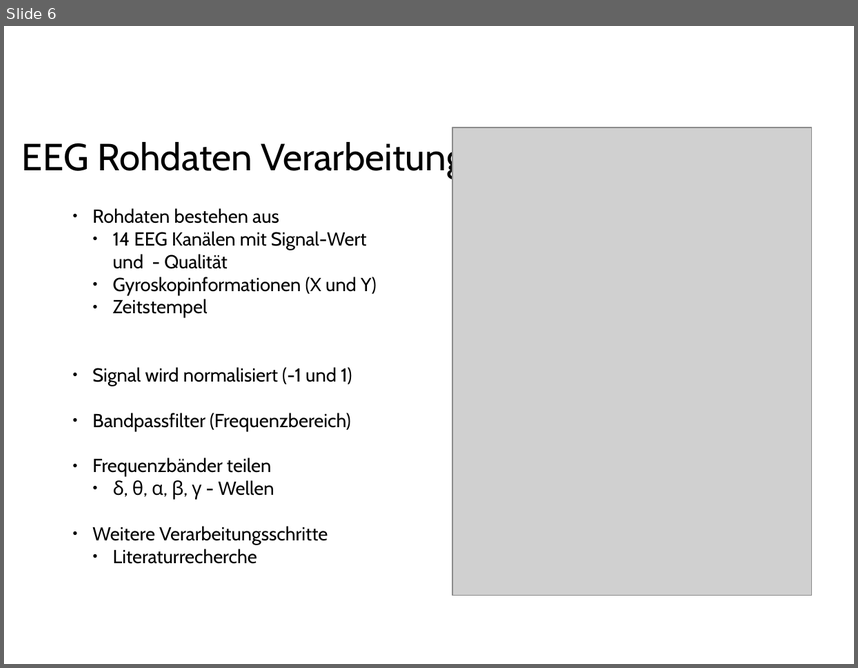
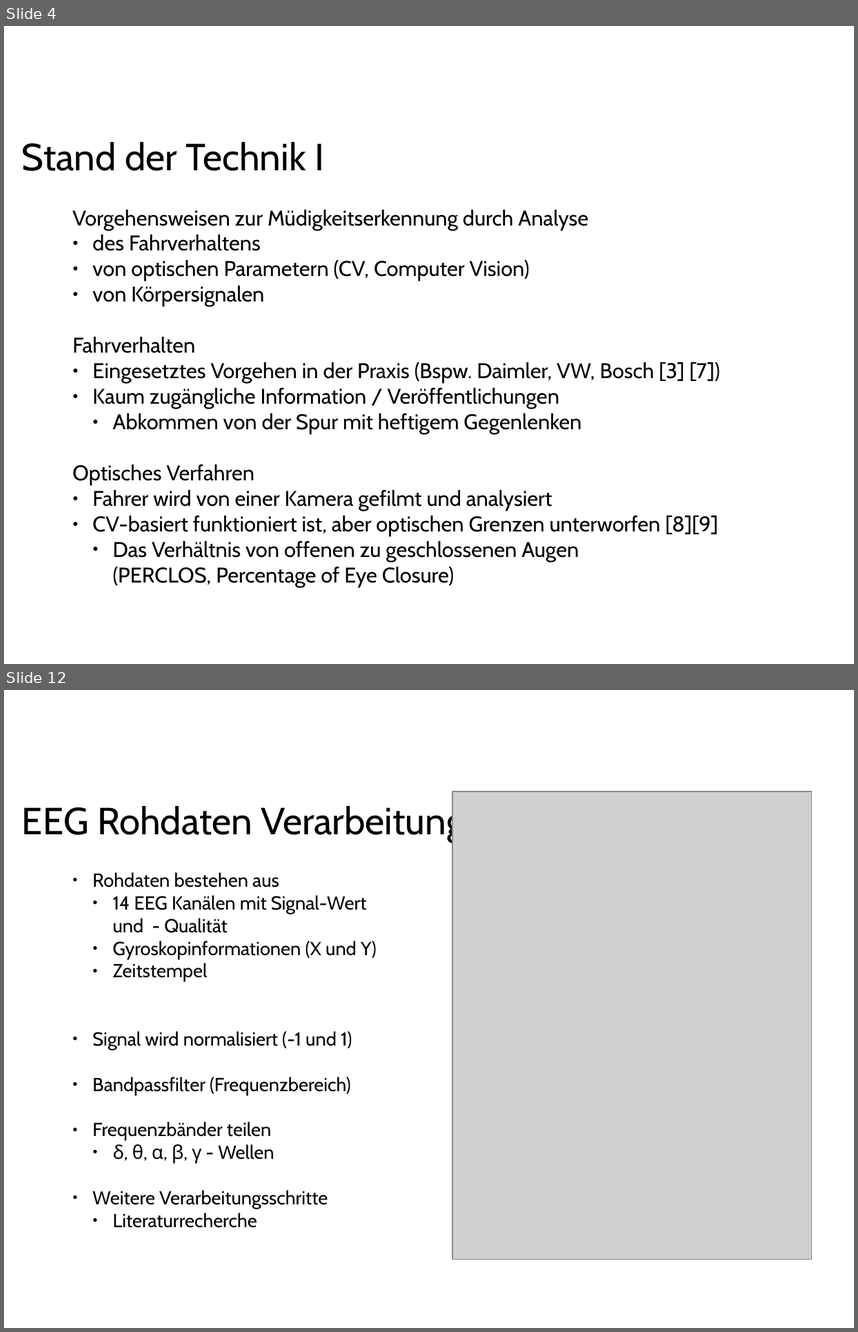
Before and after one commit to ppasler/current-adas, a slide deck: project/presentation/Praesentation_PoSDBoS_Pasler.odp. Shown one above the other, each under a label of ours: slide 6 before the commit, slides 4 and 12 after it; the slides between them are not shown. The pictures are 858x668 and 858x1332 pixels, drawn with LibreOffice and Linux fonts; fonts in the diff are those of the drawing; grey boxes stand for pictures; background and template pictures are left out. Boxes give left, top, right and bottom in pixels: in the first picture for what was removed or moved away, otherwise in the second. Text is boxed around its words. In the diff, an @@ line names an element or a change of style, - is before the commit and + after.

```diff
--- a/project/presentation/Praesentation_PoSDBoS_Pasler.odp
+++ b/project/presentation/Praesentation_PoSDBoS_Pasler.odp
@@ slide 4 added at [4, 26, 854, 664], background #FFFFFF @@
@@ text added at [22, 142, 324, 171], 32 pt, text #000000 @@
+Stand der Technik I
@@ text added at [72, 210, 720, 587], 18 pt, text #000000 @@
+Vorgehensweisen zur Müdigkeitserkennung durch Analyse
+● des Fahrverhaltens
+● von optischen Parametern (CV, Computer Vision)
+● von Körpersignalen
+Fahrverhalten
+● Eingesetztes Vorgehen in der Praxis (Bspw. Daimler, VW, Bosch [3] [7])
+● Kaum zugängliche Information / Veröffentlichungen
+  ● Abkommen von der Spur mit heftigem Gegenlenken
+Optisches Verfahren
+● Fahrer wird von einer Kamera gefilmt und analysiert
+● CV-basiert funktioniert ist, aber optischen Grenzen unterworfen [8][9]
+  ● Das Verhältnis von offenen zu geschlossenen Augen
+    (PERCLOS, Percentage of Eye Closure)
@@ what was slide 6 is now slide 12 @@
```
Also in this commit, not shown: 2 slides changed, 7 other slides added, 5 slides removed.
